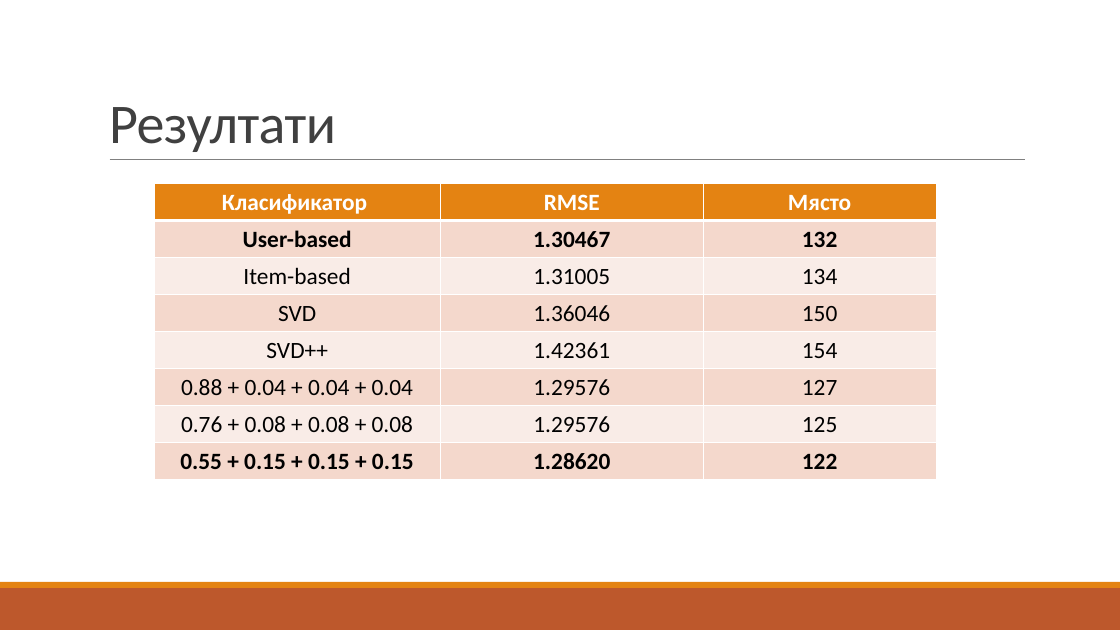
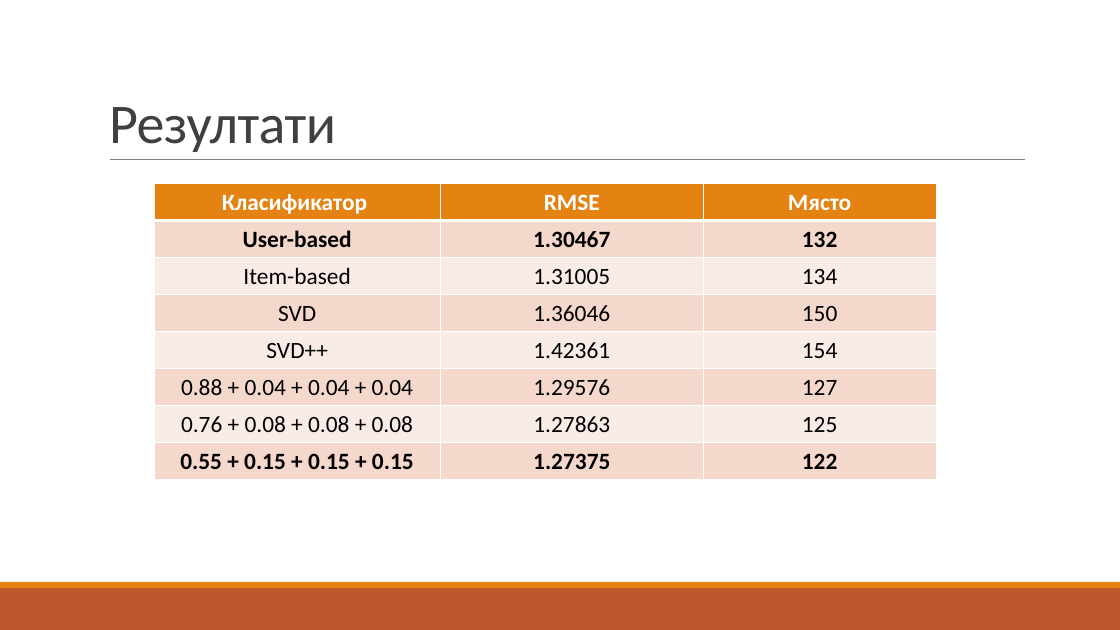
Before and after one commit to v-zmiycharov/rec-sys-2013, a slide deck: slide 8 of docs/presentation.pptx. Drawn at 1120x630 pixels with LibreOffice and Linux fonts; fonts in the diff are those of the drawing. Boxes give left, top, right and bottom in pixels: in the first picture for what was removed or moved away, otherwise in the second. Text is boxed around its words. In the diff, an @@ line names an element or a change of style, - is before the commit and + after.

Commit message:
Change nots & presentation

```diff
--- a/docs/presentation.pptx
+++ b/docs/presentation.pptx
@@ table at [154,184,936,476] @@
-row 7, column 2: 1.29576
+row 7, column 2: 1.27863
-row 8, column 2: 1.28620
+row 8, column 2: 1.27375
```
Also in this commit, not shown: 1 other file.
